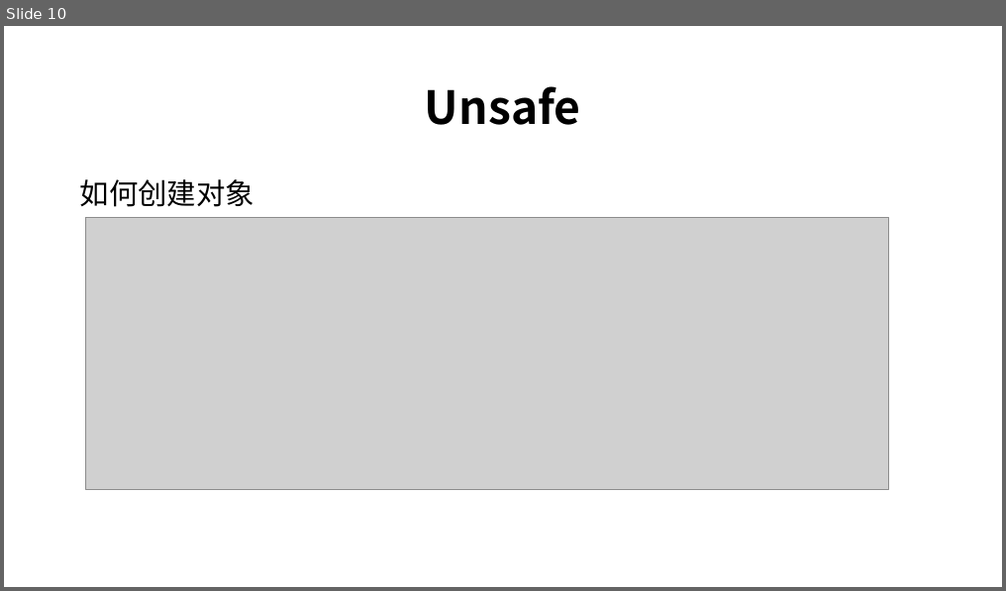
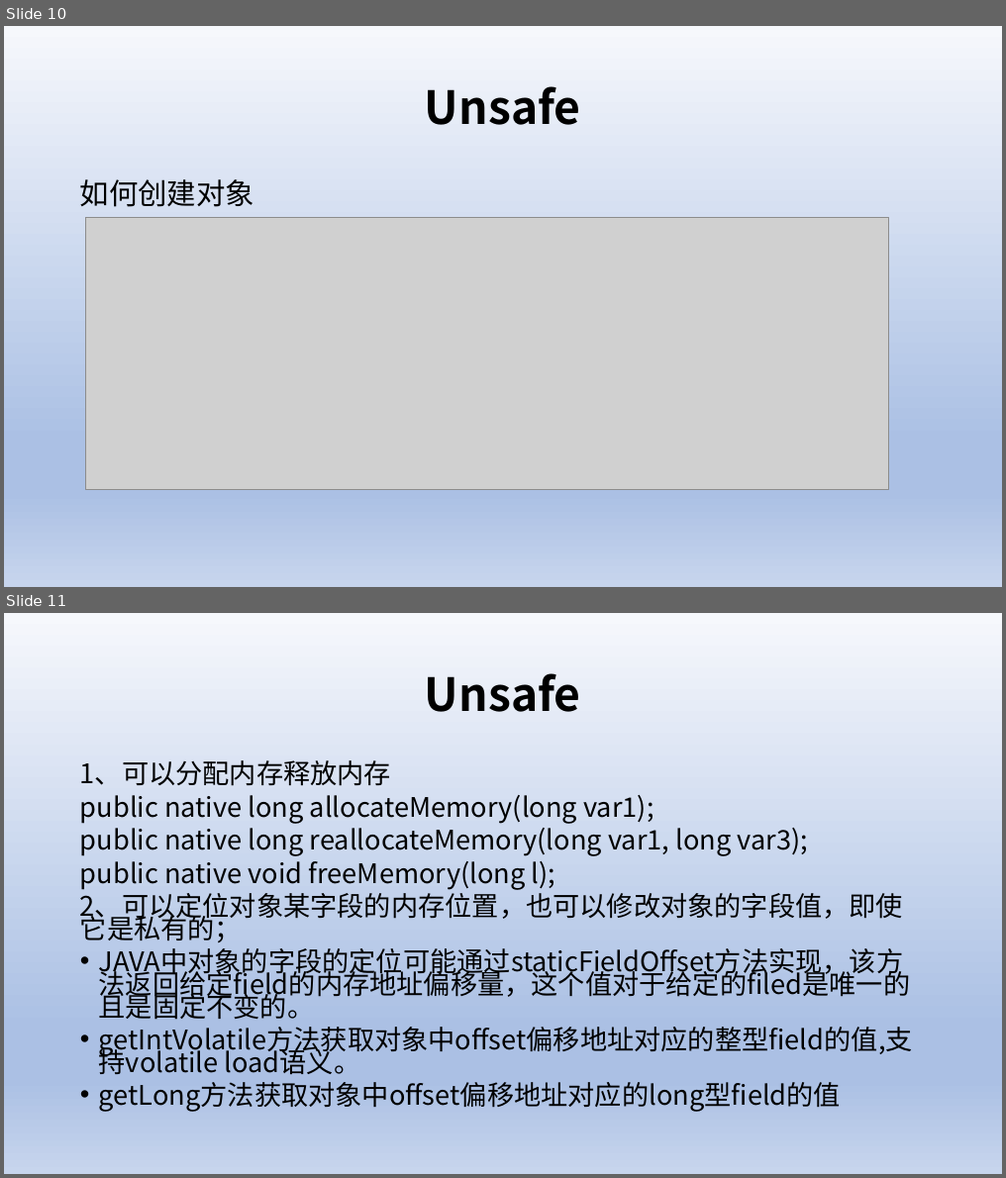
Before and after one commit to ywendy/test, a slide deck: 新建 Microsoft PowerPoint 演示文稿.pptx. Shown one above the other, each under a label of ours: slide 10 before the commit, slides 10 and 11 after it. The pictures are 1006x591 and 1006x1178 pixels, drawn with LibreOffice and Linux fonts; fonts in the diff are those of the drawing; grey boxes stand for pictures. Boxes give left, top, right and bottom in pixels: in the first picture for what was removed or moved away, otherwise in the second. Text is boxed around its words. In the diff, an @@ line names an element or a change of style, - is before the commit and + after.

```diff
--- a/新建 Microsoft PowerPoint 演示文稿.pptx
+++ b/新建 Microsoft PowerPoint 演示文稿.pptx
@@ slide 11 added at bbox=[4, 613, 1002, 1174], background gradient #F6F8FC to #ABC0E4 to #C7D5ED @@
@@ title added at bbox=[425, 673, 581, 712], 44 pt, text #000000, bold @@
+Unsafe
@@ text added at bbox=[80, 761, 913, 1112], 25.9 pt, text #000000 @@
+1、可以分配内存释放内存
+public native long allocateMemory(long var1);
+public native long reallocateMemory(long var1, long var3);
+public native void freeMemory(long l);
+2、可以定位对象某字段的内存位置，也可以修改对象的字段值，即使它是私有的；
+• JAVA中对象的字段的定位可能通过staticFieldOffset方法实现，该方法返回给定field的内存地址偏移量，这个值对于给定的filed是唯一的且是固定不变的。
+• getIntVolatile方法获取对象中offset偏移地址对应的整型field的值,支持volatile load语义。
+• getLong方法获取对象中offset偏移地址对应的long型field的值
@@ slide 10 changed as well @@
@@ background #FFFFFF to gradient #F6F8FC to #ABC0E4 to #C7D5ED @@
```
Also in this commit, not shown: 9 other slides changed, 5 other slides added, 1 slide removed, 7 other files.
